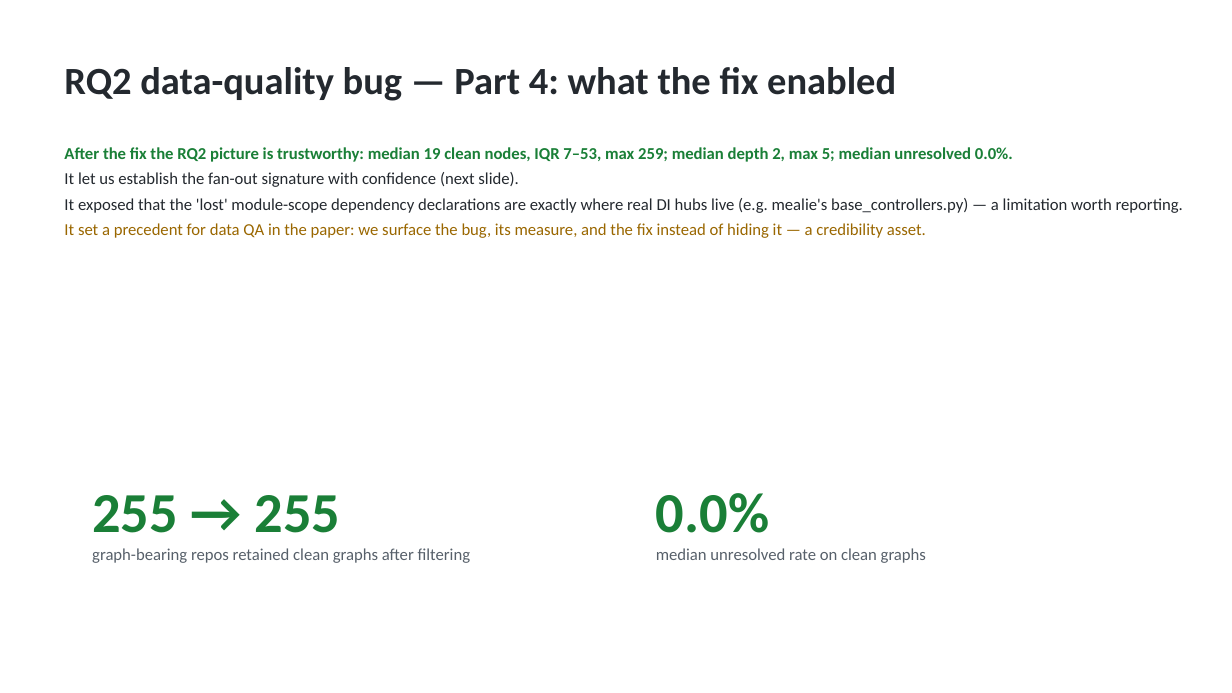
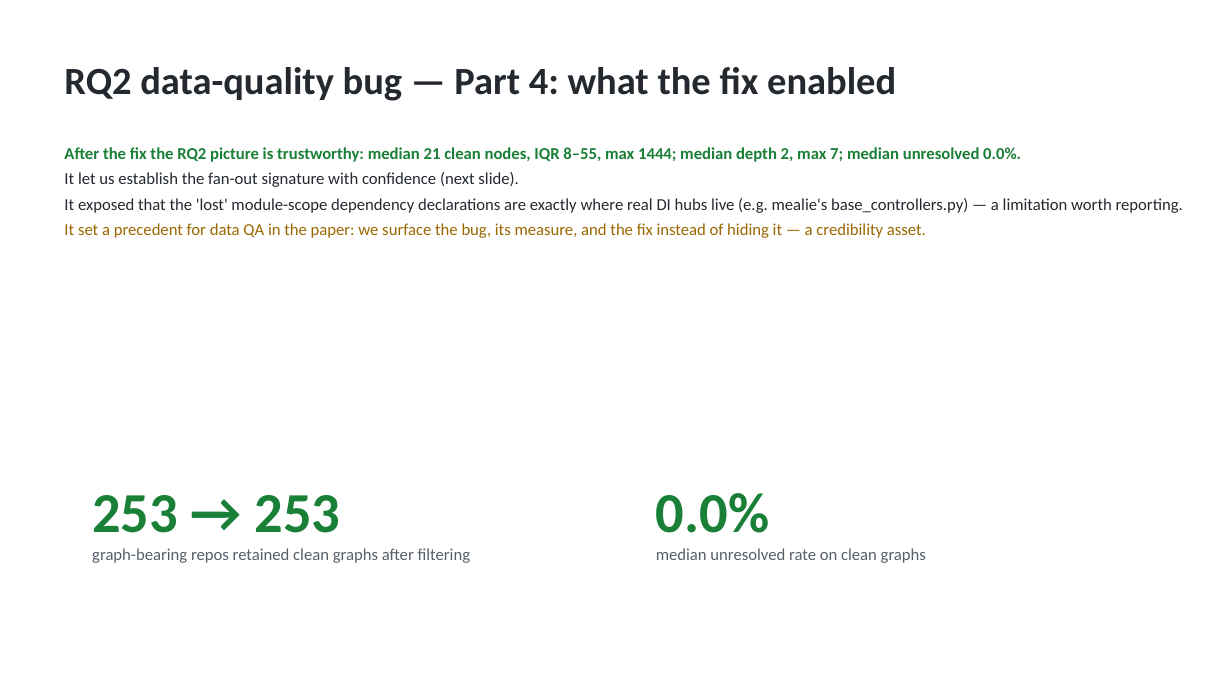
Before and after one commit to codeCrack-01/fastapi-di-empirical-study, a slide deck: slide 18 of analysis/out/fastapi_di_presentation.pptx. Drawn at 1232x693 pixels with LibreOffice and Linux fonts; fonts in the diff are those of the drawing. Boxes give left, top, right and bottom in pixels: in the first picture for what was removed or moved away, otherwise in the second. Text is boxed around its words. In the diff, an @@ line names an element or a change of style, - is before the commit and + after.

```diff
--- a/analysis/out/fastapi_di_presentation.pptx
+++ b/analysis/out/fastapi_di_presentation.pptx
@@ text at <box>64,147,1021,162</box>: text changed @@
-After the fix the RQ2 picture is trustworthy: median 19 clean nodes, IQR 7–53, max 259; median depth 2, max 5; median unresolved 0.0%.
+After the fix the RQ2 picture is trustworthy: median 21 clean nodes, IQR 8–55, max 1444; median depth 2, max 7; median unresolved 0.0%.
@@ text at <box>92,495,341,533</box>: text changed @@
-255 → 255
+253 → 253
```
Also in this commit, not shown: 8 other slides changed, 10 other files.
